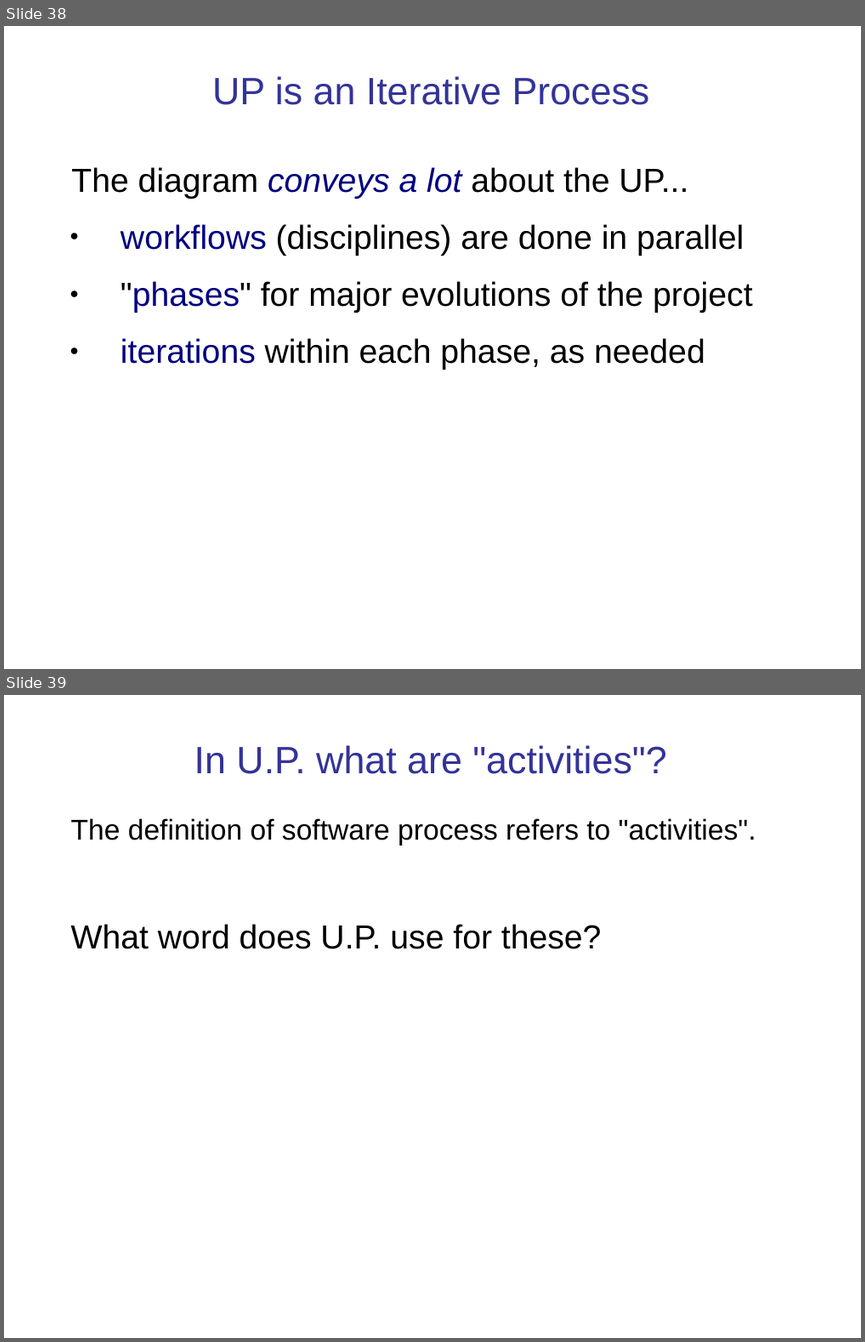
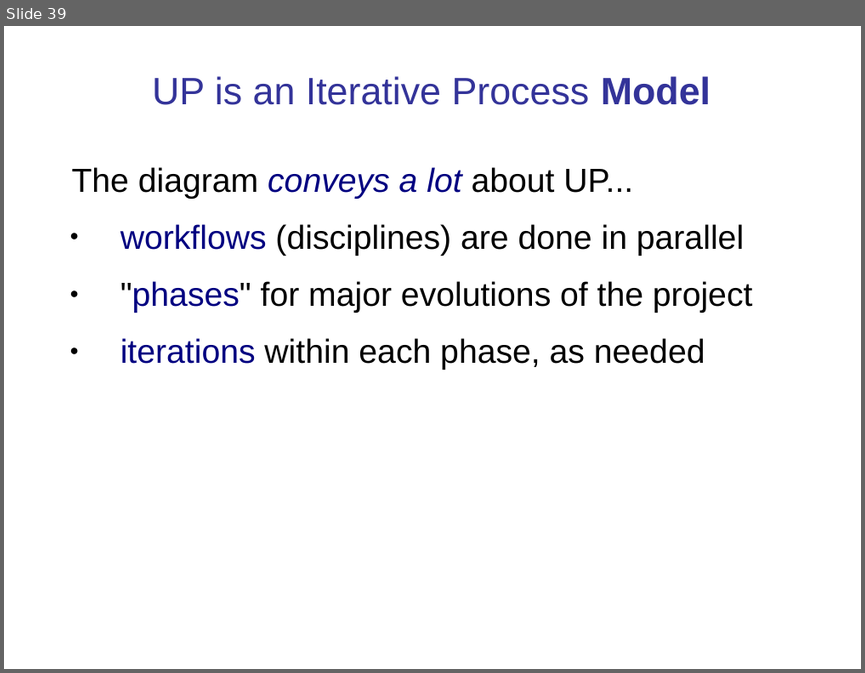
Before and after one commit to cpske/ISP, a slide deck: software-process/Introduction-software-process.ppt. Shown one above the other, each under a label of ours: slides 38 and 39 before the commit, slide 39 after it. The pictures are 865x1342 and 865x673 pixels, drawn with LibreOffice and Linux fonts; fonts in the diff are those of the drawing. Boxes give left, top, right and bottom in pixels: in the first picture for what was removed or moved away, otherwise in the second. Text is boxed around its words. In the diff, an @@ line names an element or a change of style, - is before the commit and + after.

Commit message:
update software process intro and readings

```diff
--- a/software-process/Introduction-software-process.ppt
+++ b/software-process/Introduction-software-process.ppt
@@ slide 39 removed at <box>4,695,861,1338</box>, background #FFFFFF @@
@@ title removed at <box>194,745,666,774</box> @@
-In U.P. what are "activities"?
@@ text removed at <box>71,818,756,949</box> @@
-The definition of software process refers to "activities".
-What word does U.P. use for these?
@@ what was slide 38 is now slide 39 @@
@@ slide 39 changed as well @@
@@ title at <box>152,76,710,105</box>: text changed @@
-UP is an Iterative Process
+UP is an Iterative Process Model
@@ text at <box>72,167,633,199</box>: text changed @@
-The diagram conveys a lot about the UP...
+The diagram conveys a lot about UP...
```
Also in this commit, not shown: 12 other slides changed, 3 slides added, 7 other files.
